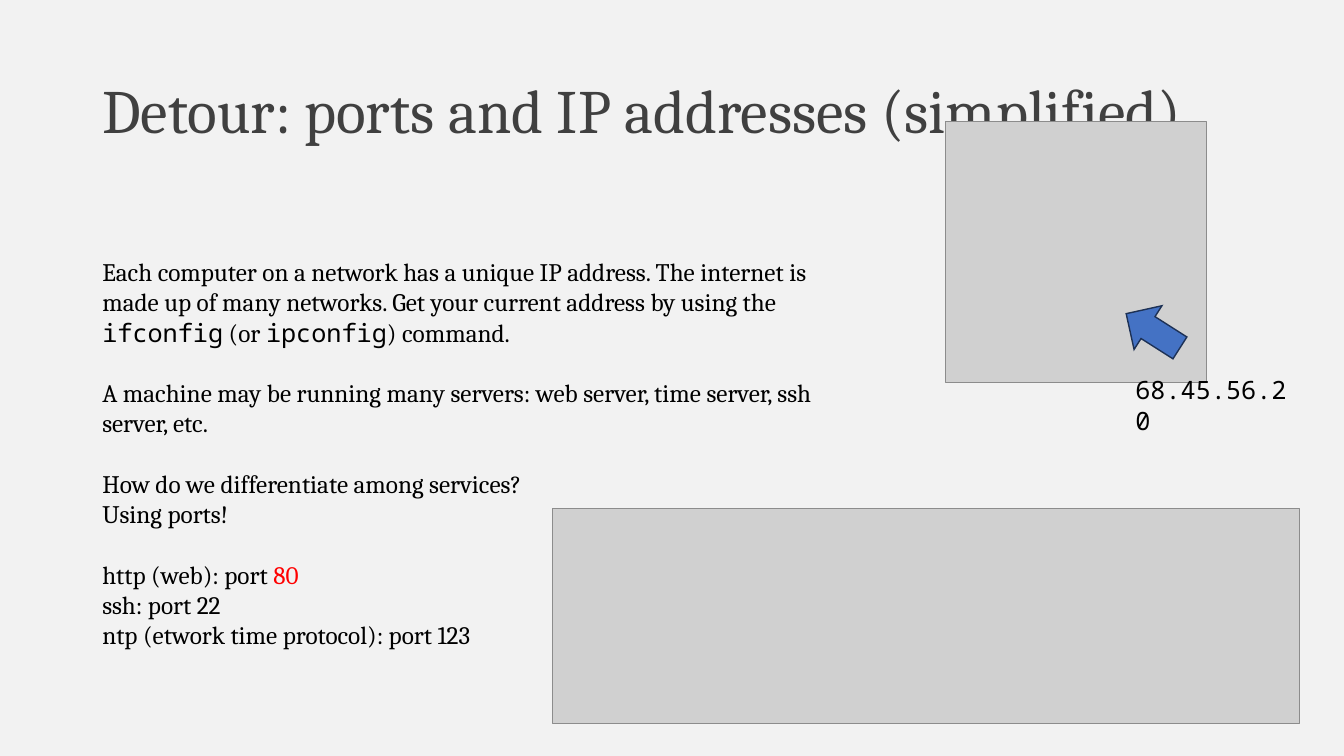
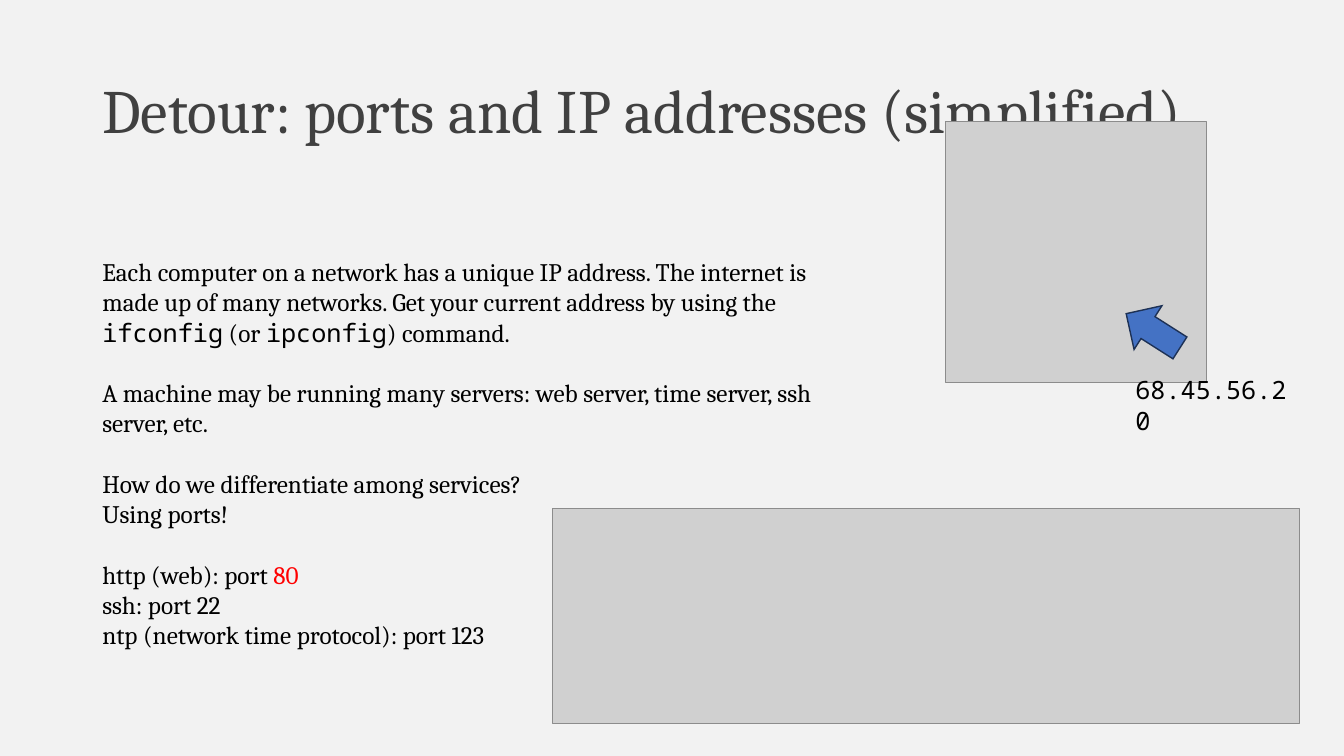
Before and after one commit to falconair/ProgrammingForAnalytics, a slide deck: slide 4 of lectures/075_web_services/The web, under the hood.pptx. Drawn at 1344x756 pixels with LibreOffice and Linux fonts; fonts in the diff are those of the drawing; grey boxes stand for pictures. Boxes give left, top, right and bottom in pixels: in the first picture for what was removed or moved away, otherwise in the second. Text is boxed around its words. In the diff, an @@ line names an element or a change of style, - is before the commit and + after.

```diff
--- a/lectures/075_web_services/The web, under the hood.pptx
+++ b/lectures/075_web_services/The web, under the hood.pptx
@@ text at (102, 626, 485, 650): text changed @@
-ntp (etwork time protocol): port 123
+ntp (network time protocol): port 123
```
Also in this commit, not shown: 2 other slides changed, 1 slide added, 1 slide removed, 14 other files.
